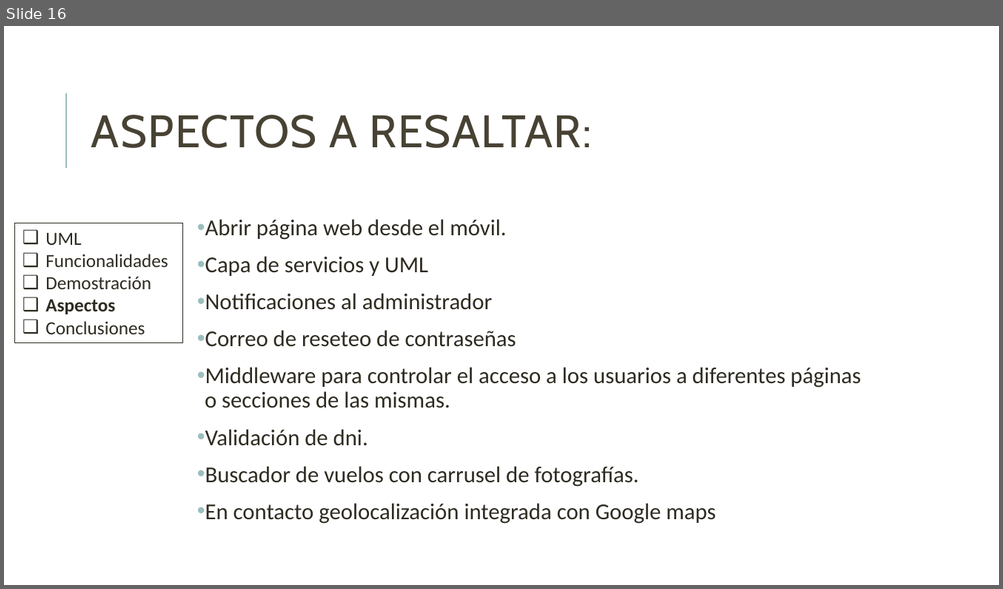
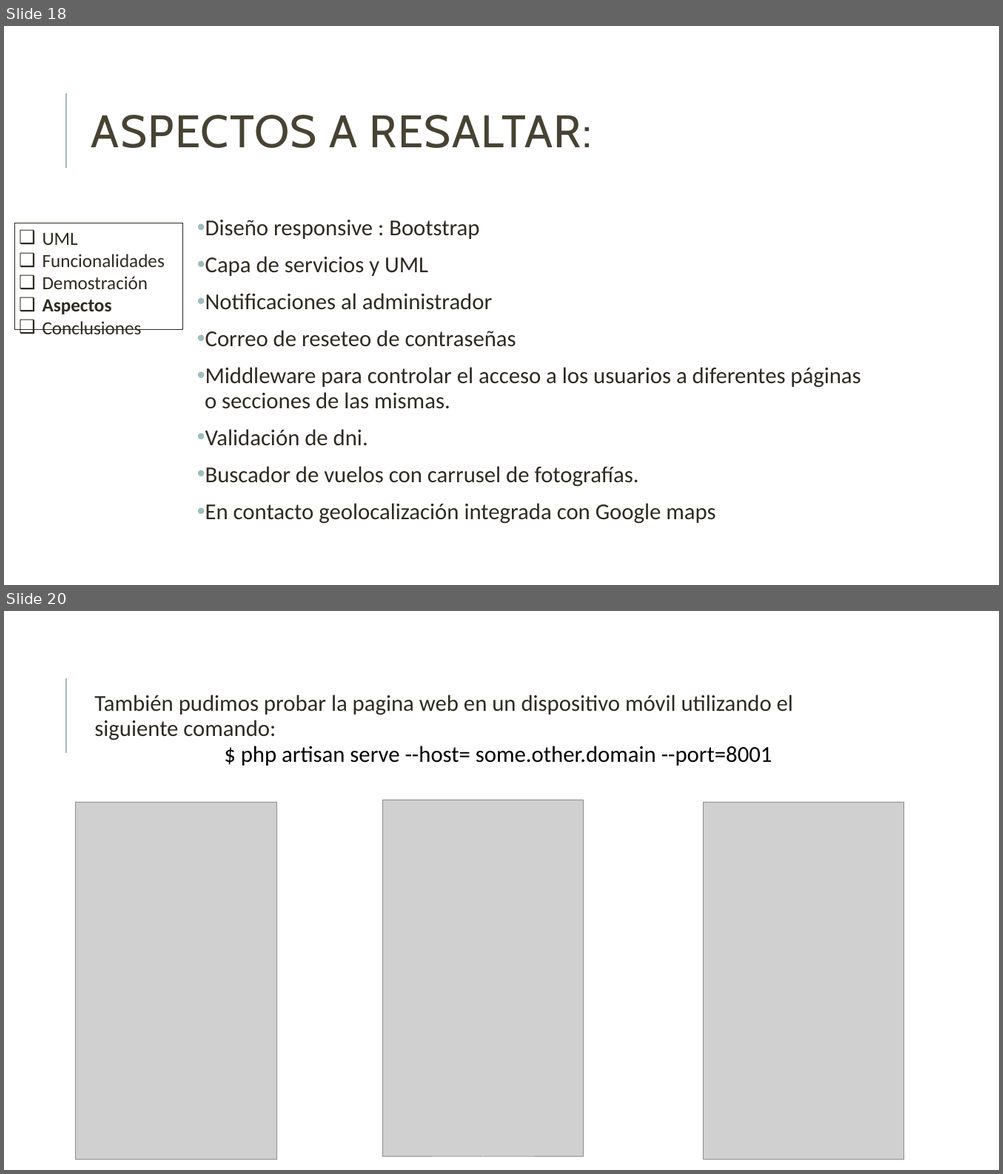
Before and after one commit to danielallhoff/M17-G4-AirDSS, a slide deck: AIRDSS.pptx. Shown one above the other, each under a label of ours: slide 16 before the commit, slides 18 and 20 after it; the slides between them are not shown. The pictures are 1003x589 and 1003x1174 pixels, drawn with LibreOffice and Linux fonts; fonts in the diff are those of the drawing; grey boxes stand for pictures. Boxes give left, top, right and bottom in pixels: in the first picture for what was removed or moved away, otherwise in the second. Text is boxed around its words. In the diff, an @@ line names an element or a change of style, - is before the commit and + after.

```diff
--- a/AIRDSS.pptx
+++ b/AIRDSS.pptx
@@ slide 20 added at (x1=4, y1=611, x2=999, y2=1170), background #FFFFFF; not listed: 1 template element that a slide beside it also shows @@
@@ text added at (x1=94, y1=695, x2=793, y2=741), 22 pt, text #2E2B21 @@
+  También pudimos probar la pagina web en un dispositivo móvil utilizando el siguiente comando:
@@ text added at (x1=241, y1=746, x2=772, y2=766), 22 pt, text #000000 @@
+$ php artisan serve --host= some.other.domain --port=8001
@@ picture added at (x1=76, y1=803, x2=276, y2=1160) @@
@@ picture added at (x1=383, y1=800, x2=583, y2=1158) @@
@@ picture added at (x1=703, y1=803, x2=904, y2=1160) @@
@@ what was slide 16 is now slide 18 @@
@@ slide 18 changed as well @@
@@ rectangle "UML" resized from (x1=15, y1=223, x2=183, y2=344) to (x1=15, y1=223, x2=183, y2=329) @@
@@ text at (x1=205, y1=220, x2=479, y2=239): text changed @@
-• Abrir página web desde el móvil.
+• Diseño responsive : Bootstrap
```
Also in this commit, not shown: 19 other slides changed, 3 other slides added.
